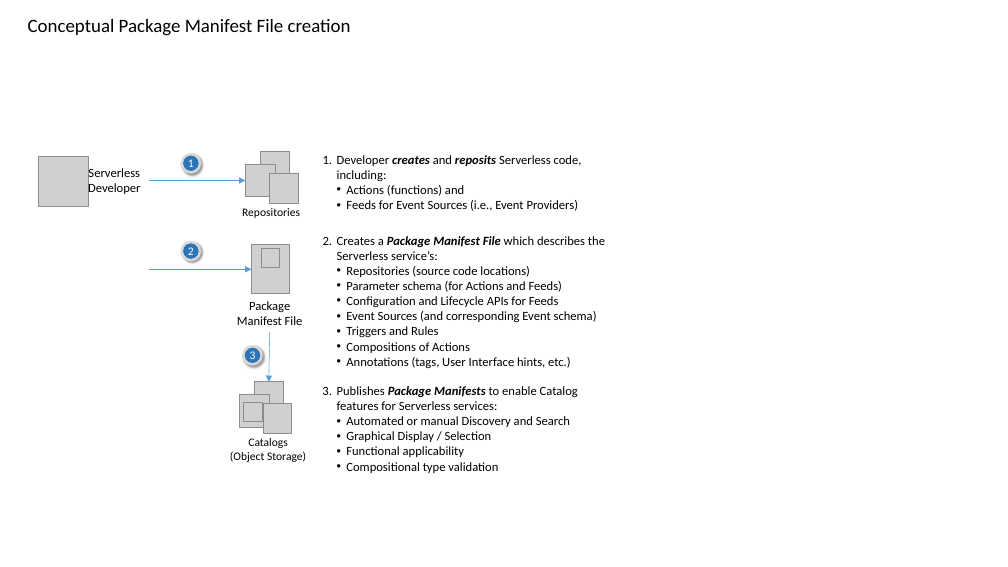
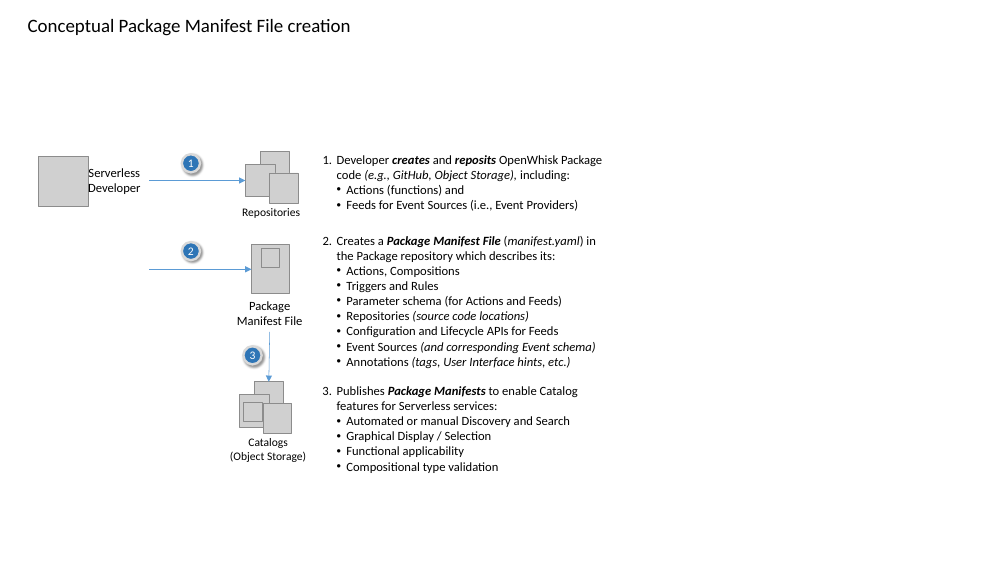
Before and after one commit to apache/openwhisk-wskdeploy, a slide deck: slide 1 of specification/diagrams/OW-Programming-Model-Slides.pptx. Drawn at 1008x567 pixels with LibreOffice and Linux fonts; fonts in the diff are those of the drawing; grey boxes stand for pictures. Boxes give left, top, right and bottom in pixels: in the first picture for what was removed or moved away, otherwise in the second. Text is boxed around its words. In the diff, an @@ line names an element or a change of style, - is before the commit and + after.

```diff
--- a/specification/diagrams/OW-Programming-Model-Slides.pptx
+++ b/specification/diagrams/OW-Programming-Model-Slides.pptx
@@ text at box(337, 155, 602, 181): text changed; italic on @@
-1. Developer creates and reposits Serverless code, including:
+1. Developer creates and reposits OpenWhisk Package code (e.g., GitHub, Object Storage), including:
@@ text at box(337, 236, 595, 307): text changed @@
-2. Creates a Package Manifest File which describes the Serverless service’s:
+2. Creates a Package Manifest File (manifest.yaml) in the Package repository which describes its:
+  • Actions, Compositions
+  • Triggers and Rules
+  • Parameter schema (for Actions and Feeds)
@@ text at box(346, 281, 562, 292): paragraph removed @@
-  • Parameter schema (for Actions and Feeds)
@@ text at box(346, 326, 470, 353): paragraphs removed @@
-  • Triggers and Rules
-  • Compositions of Actions
@@ text at box(346, 311, 596, 368): italic on in "(source code locations)", "(and corresponding Event schema)", "(tags, User Interface hints, etc.)" @@
```
Also in this commit, not shown: 3 other files.
